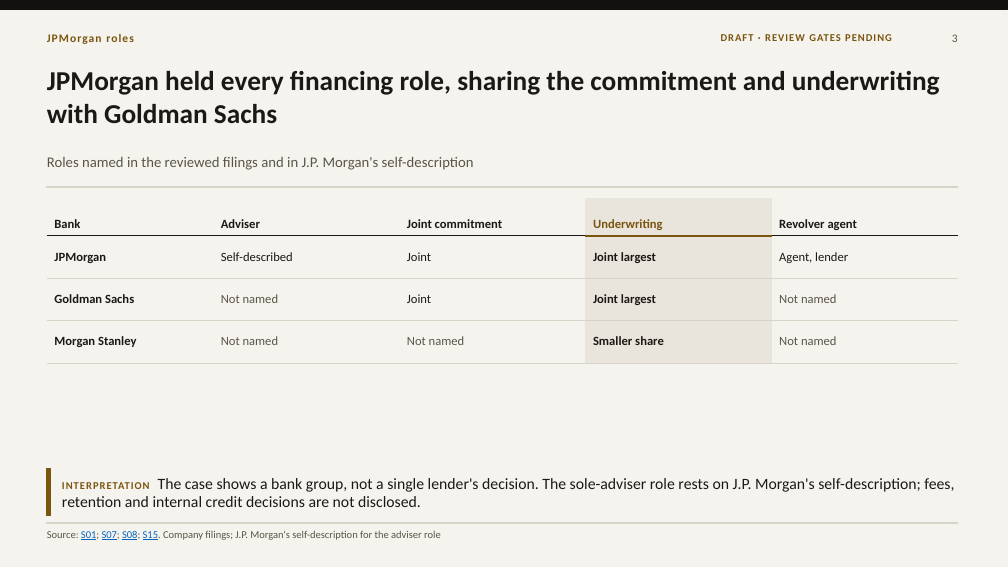
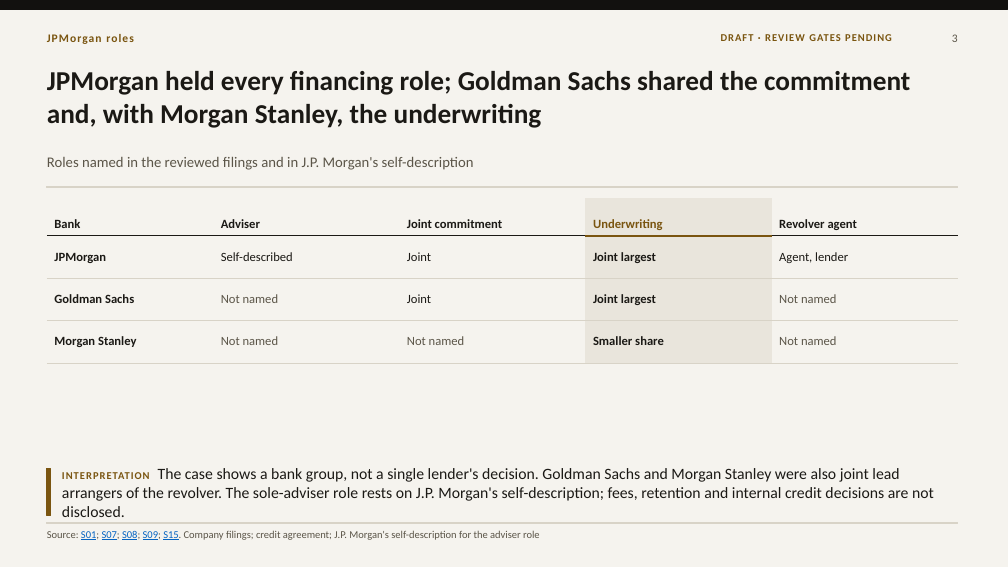
Before and after one commit to VSSpowerlifting/strategic-materials-policy-tracker, a slide deck: slide 3 of research/fi003/outputs/presentation-draft-v100/fi003-mp-materials-10x-financing-draft-1.0.pptx. Drawn at 1008x567 pixels with LibreOffice and Linux fonts; fonts in the diff are those of the drawing. Boxes give left, top, right and bottom in pixels: in the first picture for what was removed or moved away, otherwise in the second. Text is boxed around its words. In the diff, an @@ line names an element or a change of style, - is before the commit and + after.

```diff
--- a/research/fi003/outputs/presentation-draft-v100/fi003-mp-materials-10x-financing-draft-1.0.pptx
+++ b/research/fi003/outputs/presentation-draft-v100/fi003-mp-materials-10x-financing-draft-1.0.pptx
@@ text at <box>47,71,910,128</box>: text changed @@
-JPMorgan held every financing role, sharing the commitment and underwriting with Goldman Sachs
+JPMorgan held every financing role; Goldman Sachs shared the commitment and, with Morgan Stanley, the underwriting
@@ text at <box>62,468,934,517</box>: text changed @@
-INTERPRETATION The case shows a bank group, not a single lender's decision. The sole-adviser role rests on J.P. Morgan's self-description; fees, retention and internal credit decisions are not disclosed.
+INTERPRETATION The case shows a bank group, not a single lender's decision. Goldman Sachs and Morgan Stanley were also joint lead arrangers of the revolver. The sole-adviser role rests on J.P. Morgan's self-description; fees, retention and internal credit decisions are not disclosed.
@@ text at <box>47,531,540,540</box>: text changed @@
-Source: S01; S07; S08; S15. Company filings; J.P. Morgan's self-description for the adviser role
+Source: S01; S07; S08; S09; S15. Company filings; credit agreement; J.P. Morgan's self-description for the adviser role
```
Also in this commit, not shown: 13 other slides changed, 16 other files.
